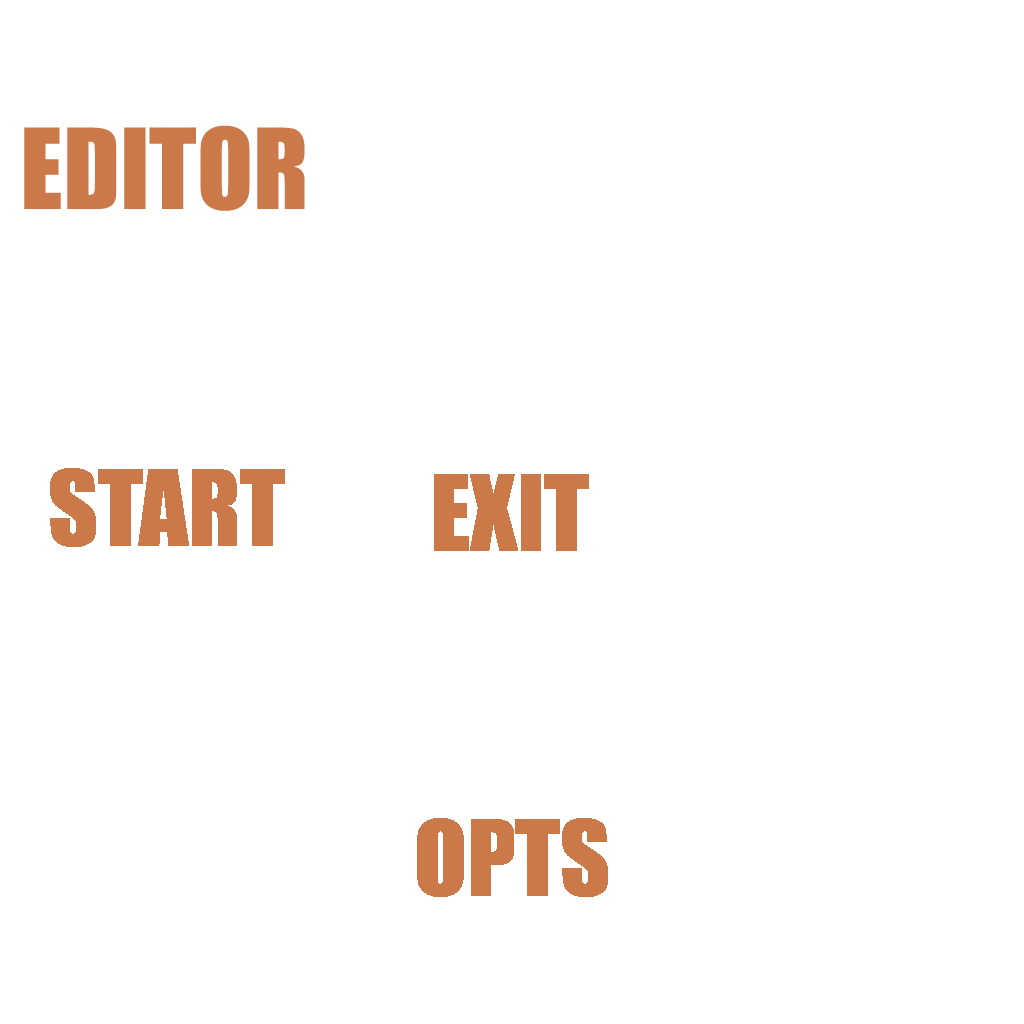
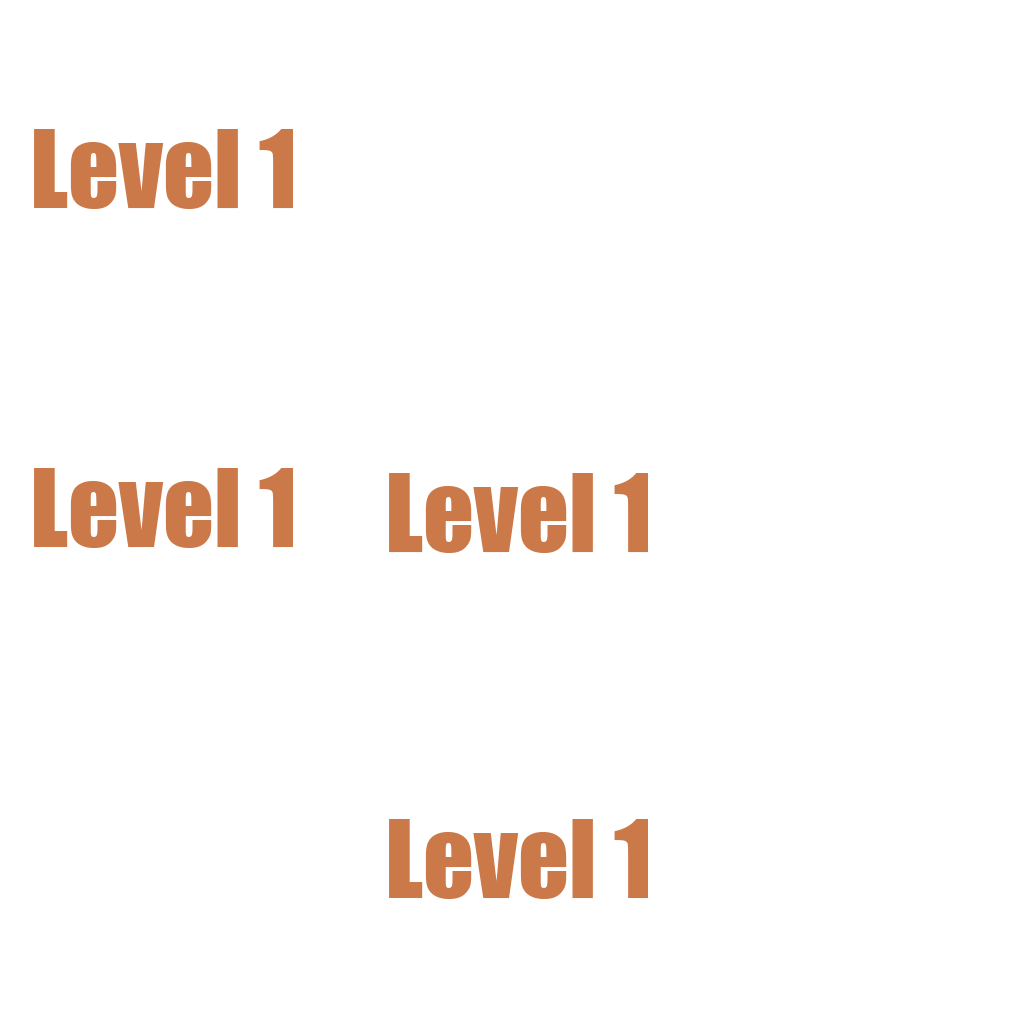
Revision of a layered (1024, 1024) image; what changed, layer by layer:
added layer "Level 1" (1st of 4) above "Level 1" over [34, 129, 293, 209]
added layer "Level 1" (2nd of 4) above "Level 1" over [389, 473, 648, 553]
added layer "Level 1" (3rd of 4) above "Level 1" over [34, 468, 293, 548]
added layer "Level 1" (4th of 4) above "EDITOR" over [389, 819, 648, 899]
hid "EDITOR" over [24, 125, 608, 897]
